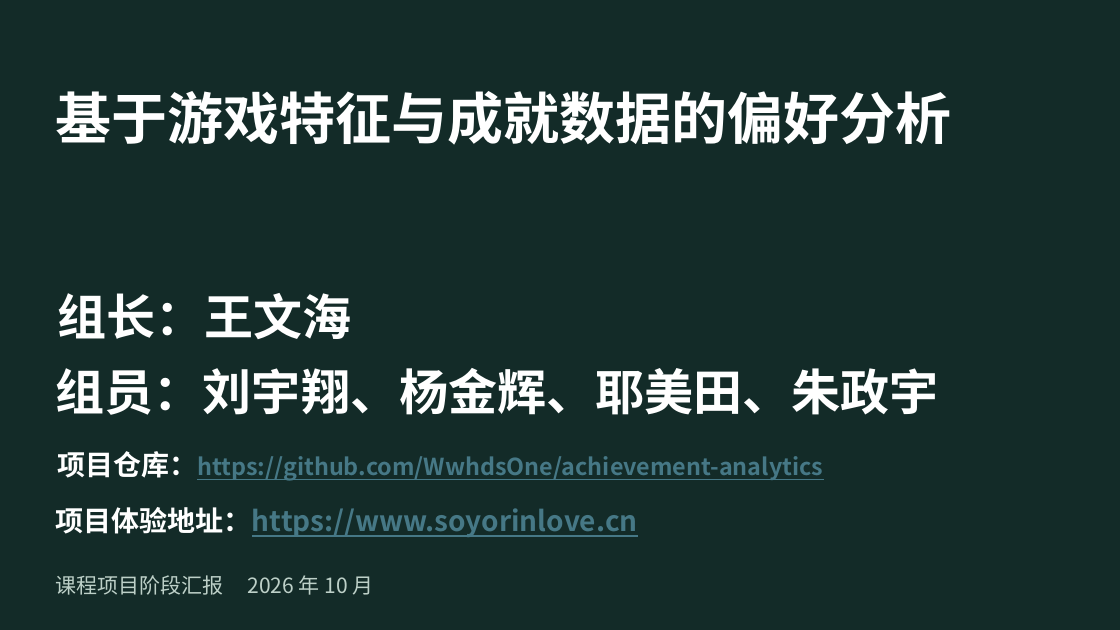
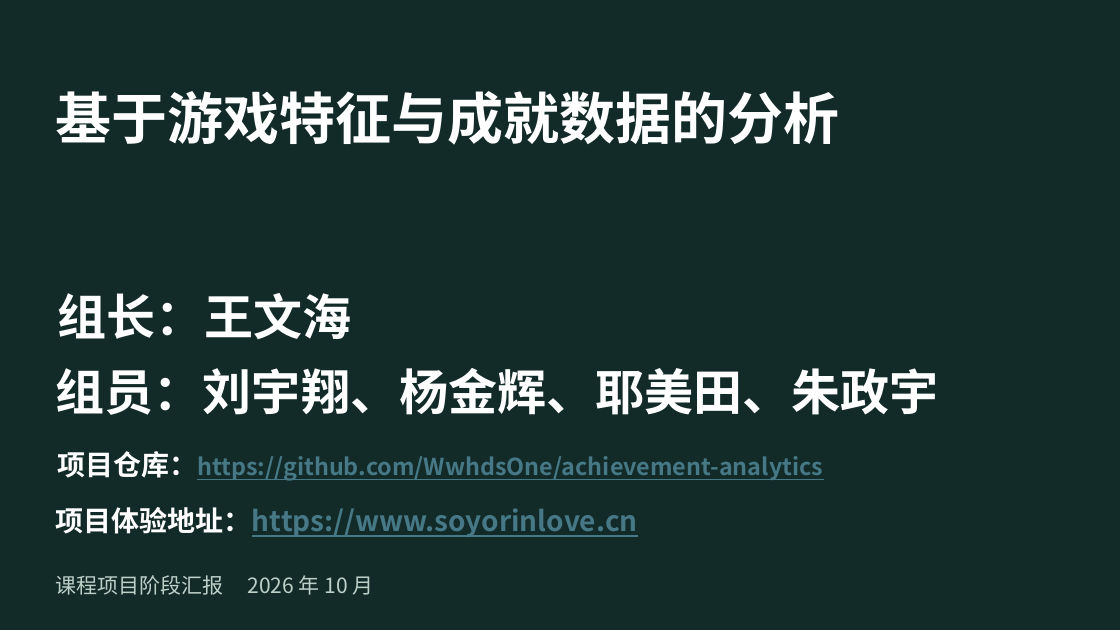
Before and after one commit to WwhdsOne/achievement-analytics, a slide deck: slide 1 of docs/presentations/数据获取与后续计划-2026-10-13-最终版.pptx. Drawn at 1120x630 pixels with LibreOffice and Linux fonts; fonts in the diff are those of the drawing. Boxes give left, top, right and bottom in pixels: in the first picture for what was removed or moved away, otherwise in the second. Text is boxed around its words. In the diff, an @@ line names an element or a change of style, - is before the commit and + after.

Commit message:
docs: 更新汇报 PPT（数据获取与后续计划）

```diff
--- a/docs/presentations/数据获取与后续计划-2026-10-13-最终版.pptx
+++ b/docs/presentations/数据获取与后续计划-2026-10-13-最终版.pptx
@@ text at (x1=56, y1=91, x2=840, y2=145): text changed @@
-基于游戏特征与成就数据的偏好分析
+基于游戏特征与成就数据的分析
```
Also in this commit, not shown: 2 other slides changed.
